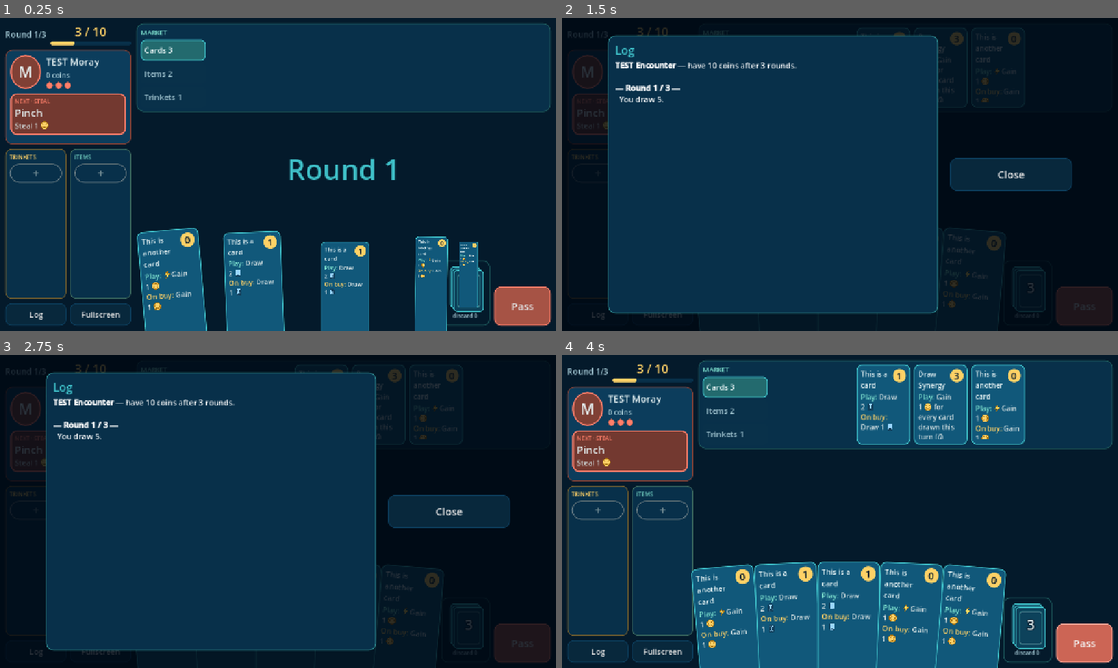
Above: before the commit, frames 1-4 (two rows, left to right).
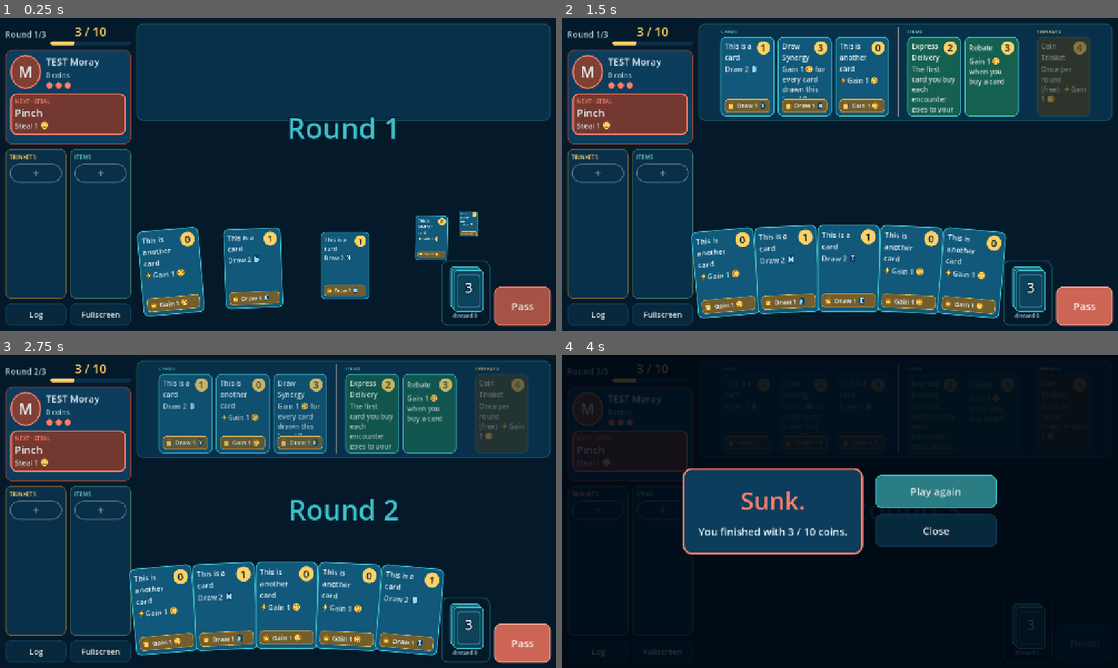
Above: after the commit, the same moments.

Repository: nimrodgo/untitled-game
Game: Godot game, scene res://scenes/main.tscn
The game is run twice, just before and just after one commit, with the same random seed, the same clock (stepped at 60 frames per second) and the same inputs.
Inputs (mouse positions are in pixels of both pictures, inside the frame that each line leads up to):
- Up to frame 1 (0.25 s): no input
- Up to frame 2 (1.5 s): click "Log" at 0.5 s; click "Cards 3" (after the commit: "Pass") at 1.25 s
- Up to frame 3 (2.75 s): click "Items 2" (after the commit: "Pass") at 2 s
- Up to frame 4 (4 s): click "Trinkets 1" (after the commit: "Pass") at 2.75 s; click (1084, 642) at 3.5 s, where only the run after the commit has a clickable "Finish"

The runs differ from the first frame. In frame 1, 12% of the frame differs, in the area x 24-99%, y 4-100%; in frame 2, 66%; in frame 3, 66%; in frame 4, 73%, in the area x 0-100%, y 1-100%.

Commit message:
Whole market on one screen (no tabs); on-buy effect in its own strip on cards
- Market shows Cards | Items | Trinkets (| Upgrades) side by side; tiles shrink to fit
- Cards: main text = on play; a gold strip with a bag icon at the bottom = on buy
  (no more 'Play:' / 'On buy:' labels)
- Hand cards keep their size when the text is long

Co-Authored-By: Claude Opus 5.5 <noreply@anthropic.com>
Claude-Session: https://claude.ai/code/session_01TBZeBavP1t1KXm3GvPKJ3w

Diff:
--- a/scripts/ui/card_view.gd
+++ b/scripts/ui/card_view.gd
@@ -24,15 +24,17 @@
 var _press_pos := Vector2.ZERO
 
 
+## `body` is the main text (for cards: the on-play effect). `buy_text`, if
+## given, is shown in a separate gold "on buy" strip at the bottom of the card.
 static func make(title: String, cost: int, body: String, bg: Color = Palette.CARD,
-		min_size: Vector2 = SMALL, tag := "", footer := "") -> CardView:
+		min_size: Vector2 = SMALL, tag := "", footer := "", buy_text := "") -> CardView:
 	var v := CardView.new()
 	v._bg = bg
 	v.custom_minimum_size = min_size
 	v.size = min_size
 	v.mouse_filter = Control.MOUSE_FILTER_STOP
 	var big := min_size.x >= LARGE.x * 0.9
-	var k := 1.7 if big else (1.1 if min_size.x >= HAND.x else 1.0)
+	var k := 1.7 if big else clampf(min_size.x / SMALL.x, 0.8, 1.1)
 
 	var vb := VBoxContainer.new()
 	vb.add_theme_constant_override("separation", int(4 * k))
@@ -75,8 +77,36 @@
 		f.autowrap_mode = TextServer.AUTOWRAP_WORD_SMART
 		vb.add_child(f)
 
+	if buy_text != "":
+		vb.add_child(_buy_strip(buy_text, k))
+
 	v._restyle()
 	return v
+
+
+## Gold strip with a shopping-bag icon: what happens when the card is bought.
+static func _buy_strip(text: String, k: float) -> Control:
+	var strip := PanelContainer.new()
+	strip.mouse_filter = Control.MOUSE_FILTER_IGNORE
+	var sb := Palette.box(Palette.GOLD.darkened(0.55), Palette.GOLD.darkened(0.15), int(7 * k), 1, int(5 * k))
+	strip.add_theme_stylebox_override("panel", sb)
+	var hb := HBoxContainer.new()
+	hb.mouse_filter = Control.MOUSE_FILTER_IGNORE
+	hb.add_theme_constant_override("separation", int(5 * k))
+	strip.add_child(hb)
+	var icon := TextureRect.new()
+	icon.texture = Icons.texture(Icons.BUY)
+	icon.expand_mode = TextureRect.EXPAND_IGNORE_SIZE
+	icon.stretch_mode = TextureRect.STRETCH_KEEP_ASPECT_CENTERED
+	icon.custom_minimum_size = Vector2(18, 18) * k
+	icon.size_flags_vertical = Control.SIZE_SHRINK_CENTER
+	icon.mouse_filter = Control.MOUSE_FILTER_IGNORE
+	hb.add_child(icon)
+	var t := Icons.rich_label(text, int(14 * k), Palette.FOAM)
+	t.size_flags_horizontal = Control.SIZE_EXPAND_FILL
+	t.size_flags_vertical = Control.SIZE_SHRINK_CENTER
+	hb.add_child(t)
+	return strip
 
 
 static func _label(text: String, font_size: int, color: Color) -> Label:
--- a/scripts/ui/encounter_screen.gd
+++ b/scripts/ui/encounter_screen.gd
@@ -12,12 +12,10 @@
 @export var encounter_data: EncounterData
 @export var loadout: LoadoutData
 
-enum ShopTab { CARDS, ITEMS, TRINKETS, UPGRADES }
 
 const LARGE_W := 340.0
 
 var enc: Encounter
-var shop_tab: ShopTab = ShopTab.CARDS
 var pending_enh_slot := -1
 
 var _round_label: Label
@@ -33,9 +31,9 @@
 var _intent_title: Label
 var _intent_kind: Label
 var _intent_desc: RichTextLabel
-var _tab_buttons: Array[Button] = []
 var _shop_panel: PanelContainer
-var _shop_row: HBoxContainer
+var _shop_row: HBoxContainer        ## all market groups side by side
+var _shop_cards_row: HBoxContainer  ## the card group (for enemy snatch fx)
 var _table: Control            ## middle of the screen, where played cards resolve
 var _table_hint: Label         ## only used for the enhancement picker
 var _trinkets_panel: DropTarget
@@ -94,11 +92,11 @@
 	# Remember the market so we can show what the enemy takes.
 	var before := enc.shop.cards.duplicate()
 	var rects := []
-	for c in _shop_row.get_children():
-		rects.append((c as Control).get_global_rect())
-	var was_cards_tab := shop_tab == ShopTab.CARDS
+	if _shop_cards_row:
+		for c in _shop_cards_row.get_children():
+			rects.append((c as Control).get_global_rect())
 	enc.enemy_act()
-	if was_cards_tab:
+	if true:
 		for i in mini(before.size(), rects.size()):
 			if before[i] != null and enc.shop.cards[i] != before[i]:
 				var ghost := _card_data_view(before[i], CardView.SMALL)
@@ -202,13 +200,6 @@
 			func(): _show_popup(_item_view(item.data, false), "", [], "Enemy item")))
 
 	# Market.
-	var counts := [_count(enc.shop.cards), _count(enc.shop.items), _count(enc.shop.trinkets), _count(enc.shop.enhancements)]
-	var names := ["Cards", "Items", "Trinkets", "Upgrades"]
-	var slots := [enc.shop.cards.size(), enc.shop.items.size(), enc.shop.trinkets.size(), enc.shop.enhancements.size()]
-	for i in _tab_buttons.size():
-		_tab_buttons[i].text = "%s %d" % [names[i], counts[i]]
-		_tab_buttons[i].visible = slots[i] > 0   # hide categories this shop doesn't sell
-		_tab_buttons[i].button_pressed = (i == shop_tab)
 	_fill_shop()
 
 	# Your trinkets / items.
@@ -293,66 +284,102 @@
 
 # ================================================================ market
 
+## The whole market on one row: Cards | Items | Trinkets | Upgrades.
+## Tiles shrink to fit when a shop sells a lot.
 func _fill_shop() -> void:
 	_clear(_shop_row)
-	match shop_tab:
-		ShopTab.CARDS:
-			for slot in enc.shop.cards.size():
-				var cd: CardData = enc.shop.cards[slot]
-				if cd == null:
-					_shop_row.add_child(_empty_slot()); continue
-				var s := slot
-				var v := _card_data_view(cd, CardView.SMALL)
-				v.set_enabled(enc.can_buy_card(s))
-				var make := func(): return _card_data_view(cd, CardView.SMALL)
-				_attach_buy_drag(v, func(): return enc.buy_card(s), _pile, make)
-				v.tapped.connect(func(): _show_popup(_card_data_view(cd, CardView.LARGE), cd.flavor_text, [
-					{"label": "Buy (%d)" % cd.cost, "enabled": enc.can_buy_card(s),
-						"cb": func(): _buy_with_fx(func(): return enc.buy_card(s), make.call(), _pile)}]))
-				_shop_row.add_child(v)
-		ShopTab.ITEMS:
-			for slot in enc.shop.items.size():
-				var it: ItemData = enc.shop.items[slot]
-				if it == null:
-					_shop_row.add_child(_empty_slot()); continue
-				var s := slot
-				var v := _item_view(it, true)
-				v.set_enabled(enc.can_buy_item(s))
-				var make := func(): return _item_view(it, true)
-				_attach_buy_drag(v, func(): return enc.buy_item(s), _items_panel, make)
-				v.tapped.connect(func(): _show_popup(_item_view(it, true, CardView.LARGE), "", [
-					{"label": "Buy (%d)" % it.cost, "enabled": enc.can_buy_item(s),
-						"cb": func(): _buy_with_fx(func(): return enc.buy_item(s), make.call(), _items_panel)}]))
-				_shop_row.add_child(v)
-		ShopTab.TRINKETS:
-			for slot in enc.shop.trinkets.size():
-				var td: TrinketData = enc.shop.trinkets[slot]
-				if td == null:
-					_shop_row.add_child(_empty_slot()); continue
-				var s := slot
-				var v := _trinket_data_view(td, CardView.SMALL)
-				v.set_enabled(enc.can_buy_trinket(s))
-				var make := func(): return _trinket_data_view(td, CardView.SMALL)
-				_attach_buy_drag(v, func(): return enc.buy_trinket(s), _trinkets_panel, make)
-				v.tapped.connect(func(): _show_popup(_trinket_data_view(td, CardView.LARGE), "", [
-					{"label": "Buy (%d)" % td.cost, "enabled": enc.can_buy_trinket(s),
-						"cb": func(): _buy_with_fx(func(): return enc.buy_trinket(s), make.call(), _trinkets_panel)}]))
-				_shop_row.add_child(v)
-		ShopTab.UPGRADES:
-			for slot in enc.shop.enhancements.size():
-				var ed: EnhancementData = enc.shop.enhancements[slot]
-				if ed == null:
-					_shop_row.add_child(_empty_slot()); continue
-				var s := slot
-				var v := CardView.make(ed.display_name, ed.cost, ed.get_description(), Palette.CARD_ENH, CardView.SMALL, "UPGRADE")
-				v.set_enabled(enc.can_buy_enhancement(s))
-				v.tapped.connect(func(): _show_popup(
-					CardView.make(ed.display_name, ed.cost, ed.get_description(), Palette.CARD_ENH, CardView.LARGE, "UPGRADE"), ed.description, [
-					{"label": "Choose card (%d)" % ed.cost, "enabled": enc.can_buy_enhancement(s),
-						"cb": func(): pending_enh_slot = s; _refresh()}]))
-				_shop_row.add_child(v)
-	if _shop_row.get_child_count() == 0:
-		_shop_row.add_child(CardView._label("Nothing for sale", 18, Palette.MUTED))
+	_shop_cards_row = null
+	var groups := []
+	if enc.shop.cards.size() > 0: groups.append("cards")
+	if enc.shop.items.size() > 0: groups.append("items")
+	if enc.shop.trinkets.size() > 0: groups.append("trinkets")
+	if enc.shop.enhancements.size() > 0: groups.append("upgrades")
+	var n := enc.shop.cards.size() + enc.shop.items.size() + enc.shop.trinkets.size() + enc.shop.enhancements.size()
+	var avail := get_viewport_rect().size.x - 290.0 - 12.0 * 3 - 24.0 - GROUP_GAP * maxf(0, groups.size() - 1)
+	var w := clampf((avail - 8.0 * n) / maxf(1, n), 96.0, CardView.SMALL.x)
+	var tile := Vector2(w, w * CardView.SMALL.y / CardView.SMALL.x)
+	for g in groups:
+		if _shop_row.get_child_count() > 0:
+			var sep := VSeparator.new()
+			sep.add_theme_constant_override("separation", GROUP_GAP)
+			_shop_row.add_child(sep)
+		match g:
+			"cards":
+				var row := _market_group("CARDS", Palette.TEAL)
+				_shop_cards_row = row
+				for slot in enc.shop.cards.size():
+					var cd: CardData = enc.shop.cards[slot]
+					if cd == null:
+						row.add_child(_empty_slot(tile)); continue
+					var s := slot
+					var v := _card_data_view(cd, tile)
+					v.set_enabled(enc.can_buy_card(s))
+					var make := func(): return _card_data_view(cd, tile)
+					_attach_buy_drag(v, func(): return enc.buy_card(s), _pile, make)
+					v.tapped.connect(func(): _show_popup(_card_data_view(cd, CardView.LARGE), cd.flavor_text, [
+						{"label": "Buy (%d)" % cd.cost, "enabled": enc.can_buy_card(s),
+							"cb": func(): _buy_with_fx(func(): return enc.buy_card(s), make.call(), _pile)}]))
+					row.add_child(v)
+			"items":
+				var row := _market_group("ITEMS", Palette.KELP)
+				for slot in enc.shop.items.size():
+					var it: ItemData = enc.shop.items[slot]
+					if it == null:
+						row.add_child(_empty_slot(tile)); continue
+					var s := slot
+					var v := _item_view(it, true, tile)
+					v.set_enabled(enc.can_buy_item(s))
+					var make := func(): return _item_view(it, true, tile)
+					_attach_buy_drag(v, func(): return enc.buy_item(s), _items_panel, make)
+					v.tapped.connect(func(): _show_popup(_item_view(it, true, CardView.LARGE), "", [
+						{"label": "Buy (%d)" % it.cost, "enabled": enc.can_buy_item(s),
+							"cb": func(): _buy_with_fx(func(): return enc.buy_item(s), make.call(), _items_panel)}]))
+					row.add_child(v)
+			"trinkets":
+				var row := _market_group("TRINKETS", Palette.GOLD)
+				for slot in enc.shop.trinkets.size():
+					var td: TrinketData = enc.shop.trinkets[slot]
+					if td == null:
+						row.add_child(_empty_slot(tile)); continue
+					var s := slot
+					var v := _trinket_data_view(td, tile)
+					v.set_enabled(enc.can_buy_trinket(s))
+					var make := func(): return _trinket_data_view(td, tile)
+					_attach_buy_drag(v, func(): return enc.buy_trinket(s), _trinkets_panel, make)
+					v.tapped.connect(func(): _show_popup(_trinket_data_view(td, CardView.LARGE), "", [
+						{"label": "Buy (%d)" % td.cost, "enabled": enc.can_buy_trinket(s),
+							"cb": func(): _buy_with_fx(func(): return enc.buy_trinket(s), make.call(), _trinkets_panel)}]))
+					row.add_child(v)
+			"upgrades":
+				var row := _market_group("UPGRADES", Palette.CARD_ENH.lightened(0.4))
+				for slot in enc.shop.enhancements.size():
+					var ed: EnhancementData = enc.shop.enhancements[slot]
+					if ed == null:
+						row.add_child(_empty_slot(tile)); continue
+					var s := slot
+					var v := CardView.make(ed.display_name, ed.cost, ed.get_description(), Palette.CARD_ENH, tile)
+					v.set_enabled(enc.can_buy_enhancement(s))
+					v.tapped.connect(func(): _show_popup(
+						CardView.make(ed.display_name, ed.cost, ed.get_description(), Palette.CARD_ENH, CardView.LARGE, "UPGRADE"), ed.description, [
+						{"label": "Choose card (%d)" % ed.cost, "enabled": enc.can_buy_enhancement(s),
+							"cb": func(): pending_enh_slot = s; _refresh()}]))
+					row.add_child(v)
+
+
+const GROUP_GAP := 14
+
+
+## A labelled group in the market; returns the row to put tiles in.
+func _market_group(title: String, color: Color) -> HBoxContainer:
+	var vb := VBoxContainer.new()
+	vb.add_theme_constant_override("separation", 4)
+	var l := CardView._label(title, 12, color)
+	vb.add_child(l)
+	var row := HBoxContainer.new()
+	row.add_theme_constant_override("separation", 8)
+	vb.add_child(row)
+	_shop_row.add_child(vb)
+	return row
 
 
 func _count(arr: Array) -> int:
@@ -479,27 +506,17 @@
 
 # ================================================================= views
 
-func _card_body(play: String, buy: String) -> String:
-	var s := ""
-	if play != "":
-		s += "[color=#7fe3d0]Play:[/color] " + play
-	if buy != "":
-		s += ("\n" if s != "" else "") + "[color=#ffd166]On buy:[/color] " + buy
-	return s
-
-
 func _card_data_view(cd: CardData, sz: Vector2) -> CardView:
-	return CardView.make(cd.display_name, cd.cost,
-		_card_body(cd.get_play_text(_vars()), cd.get_buy_text(_vars())),
-		Palette.CARD, sz, "INSTANT" if cd.instant and not cd.has_custom_text() else "")
+	return CardView.make(cd.display_name, cd.cost, cd.get_play_text(_vars()), Palette.CARD, sz,
+		"INSTANT" if cd.instant and not cd.has_custom_text() else "", "", cd.get_buy_text(_vars()))
 
 
 func _card_instance_view(c: CardInstance, sz: Vector2) -> CardView:
 	var footer := ""
 	for e in c.enhancements:
 		footer += "+ " + e.display_name + "  "
-	return CardView.make(c.get_name(), c.get_cost(), _card_body(c.play_text(_vars()), c.buy_text(_vars())),
-		Palette.CARD, sz, "INSTANT" if c.is_instant() and not c.data.has_custom_text() else "", footer.strip_edges())
+	return CardView.make(c.get_name(), c.get_cost(), c.play_text(_vars()), Palette.CARD, sz,
+		"INSTANT" if c.is_instant() and not c.data.has_custom_text() else "", footer.strip_edges(), c.buy_text(_vars()))
 
 
 func _vars() -> Dictionary:
@@ -507,14 +524,17 @@
 
 
 func _item_view(it: ItemData, show_cost: bool, sz: Vector2 = CardView.SMALL) -> CardView:
-	return CardView.make(it.display_name, it.cost if show_cost else -1, it.get_description(), Palette.CARD_ITEM, sz, "ITEM")
+	return CardView.make(it.display_name, it.cost if show_cost else -1, it.get_description(), Palette.CARD_ITEM, sz,
+		"ITEM" if sz == CardView.LARGE else "")
 
 
 func _trinket_data_view(td: TrinketData, sz: Vector2) -> CardView:
+	# (sz may be a shrunken market tile)
 	var desc := td.levels[0].get_text() if not td.levels.is_empty() else ""
 	if td.description != "":
 		desc = td.description + "\n" + desc
-	return CardView.make(td.display_name, td.cost, "Once per round (free): " + desc, Palette.CARD_TRINKET, sz, "TRINKET")
+	return CardView.make(td.display_name, td.cost, "Once per round (free): " + desc, Palette.CARD_TRINKET, sz,
+		"TRINKET" if sz == CardView.LARGE else "")
 
 
 func _show_trinket_popup(idx: int) -> void:
@@ -561,8 +581,8 @@
 	return b
 
 
-func _empty_slot() -> Control:
-	var v := CardView.make("—", -1, "Sold out", Palette.DEEP, CardView.SMALL)
+func _empty_slot(sz: Vector2 = CardView.SMALL) -> Control:
+	var v := CardView.make("", -1, "", Palette.DEEP, sz)
 	v.set_enabled(false)
 	return v
 
@@ -816,34 +836,10 @@
 	var sh := HBoxContainer.new()
 	sh.add_theme_constant_override("separation", 12)
 	_shop_panel.add_child(sh)
-	var tabs := VBoxContainer.new()
-	tabs.add_theme_constant_override("separation", 6)
-	tabs.custom_minimum_size.x = 150
-	sh.add_child(tabs)
-	tabs.add_child(CardView._label("MARKET", 15, Palette.KELP))
-	var group := ButtonGroup.new()
-	for i in 4:
-		var t := Button.new()
-		t.toggle_mode = true
-		t.button_group = group
-		t.size_flags_vertical = Control.SIZE_EXPAND_FILL
-		t.custom_minimum_size.y = 36
-		t.alignment = HORIZONTAL_ALIGNMENT_LEFT
-		t.add_theme_font_size_override("font_size", 18)
-		t.add_theme_stylebox_override("normal", Palette.box(Palette.PANEL.darkened(0.2), Color.TRANSPARENT, 10, 0, 8))
-		t.add_theme_stylebox_override("hover", Palette.box(Palette.PANEL, Color.TRANSPARENT, 10, 0, 8))
-		t.add_theme_stylebox_override("pressed", Palette.box(Palette.TEAL.darkened(0.45), Palette.TEAL, 10, 2, 8))
-		t.add_theme_color_override("font_color", Palette.MUTED)
-		t.add_theme_color_override("font_pressed_color", Palette.FOAM)
-		var idx := i
-		t.pressed.connect(func(): shop_tab = idx as ShopTab; _refresh())
-		tabs.add_child(t)
-		_tab_buttons.append(t)
 	_shop_row = HBoxContainer.new()
 	_shop_row.size_flags_horizontal = Control.SIZE_EXPAND_FILL
 	_shop_row.alignment = BoxContainer.ALIGNMENT_CENTER
-	_shop_row.add_theme_constant_override("separation", 8)
-	_shop_row.custom_minimum_size.y = CardView.SMALL.y
+	_shop_row.add_theme_constant_override("separation", GROUP_GAP)
 	sh.add_child(_shop_row)
 
 	# The table: empty space where played cards resolve.
@@ -928,6 +924,8 @@
 func _check_orientation() -> void:
 	var s := get_viewport_rect().size
 	_rotate_overlay.visible = s.y > s.x
+	if enc:
+		_refresh.call_deferred()   # market tiles are sized to the screen width
 
 
 func _toggle_fullscreen() -> void:
--- a/scripts/ui/hand_view.gd
+++ b/scripts/ui/hand_view.gd
@@ -73,7 +73,10 @@
 	var fresh_i := 0
 	for i in n:
 		var v := _views[i]
-		if not is_instance_valid(v) or v.has_meta("flying") or (v == _drag_view and _dragging):
+		if not is_instance_valid(v):
+			continue
+		v.size = CardView.HAND   # re-apply: autowrapped text may have inflated it
+		if v.has_meta("flying") or (v == _drag_view and _dragging):
 			continue
 		var t := i - mid
 		var target_pos := Vector2(x0 + step * i, 4.0 + t * t * 2.5)
--- a/scripts/ui/icons.gd
+++ b/scripts/ui/icons.gd
@@ -8,6 +8,7 @@
 const COIN := "🪙"
 const CARD := "🂠"
 const BOLT := "⚡"
+const BUY := "🛍"   ## marks "when bought" effects
 ## Alternative spellings that draw the same icon.
 const ALIASES := {"🗲": "⚡"}
 
@@ -21,6 +22,10 @@
 	"⚡": """<svg xmlns="http://www.w3.org/2000/svg" viewBox="0 0 32 32">
 		<path d="M19 2 L6 18 H14.5 L12 30 L26 12.5 H17.5 Z" fill="#ffe066" stroke="#a87412"
 		stroke-width="2" stroke-linejoin="round"/></svg>""",
+	"🛍": """<svg xmlns="http://www.w3.org/2000/svg" viewBox="0 0 32 32">
+		<path d="M11 11 V8.5 a5 5 0 0 1 10 0 V11" fill="none" stroke="#a87412" stroke-width="2.5" stroke-linecap="round"/>
+		<path d="M6 11 H26 L24.5 28 H7.5 Z" fill="#ffd166" stroke="#a87412" stroke-width="2.2" stroke-linejoin="round"/>
+		<circle cx="12" cy="15" r="1.4" fill="#a87412"/><circle cx="20" cy="15" r="1.4" fill="#a87412"/></svg>""",
 }
 
 static var _cache := {}
Not shown, changed: README.md
